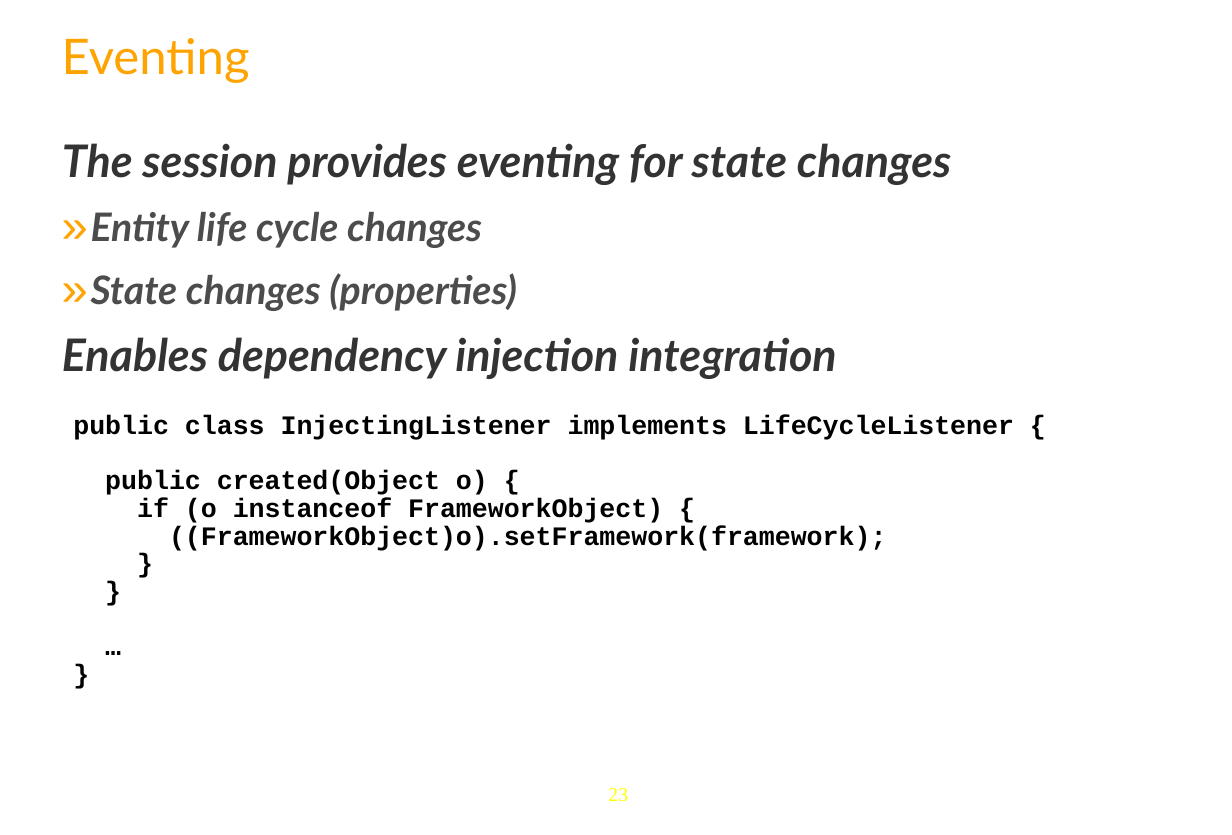
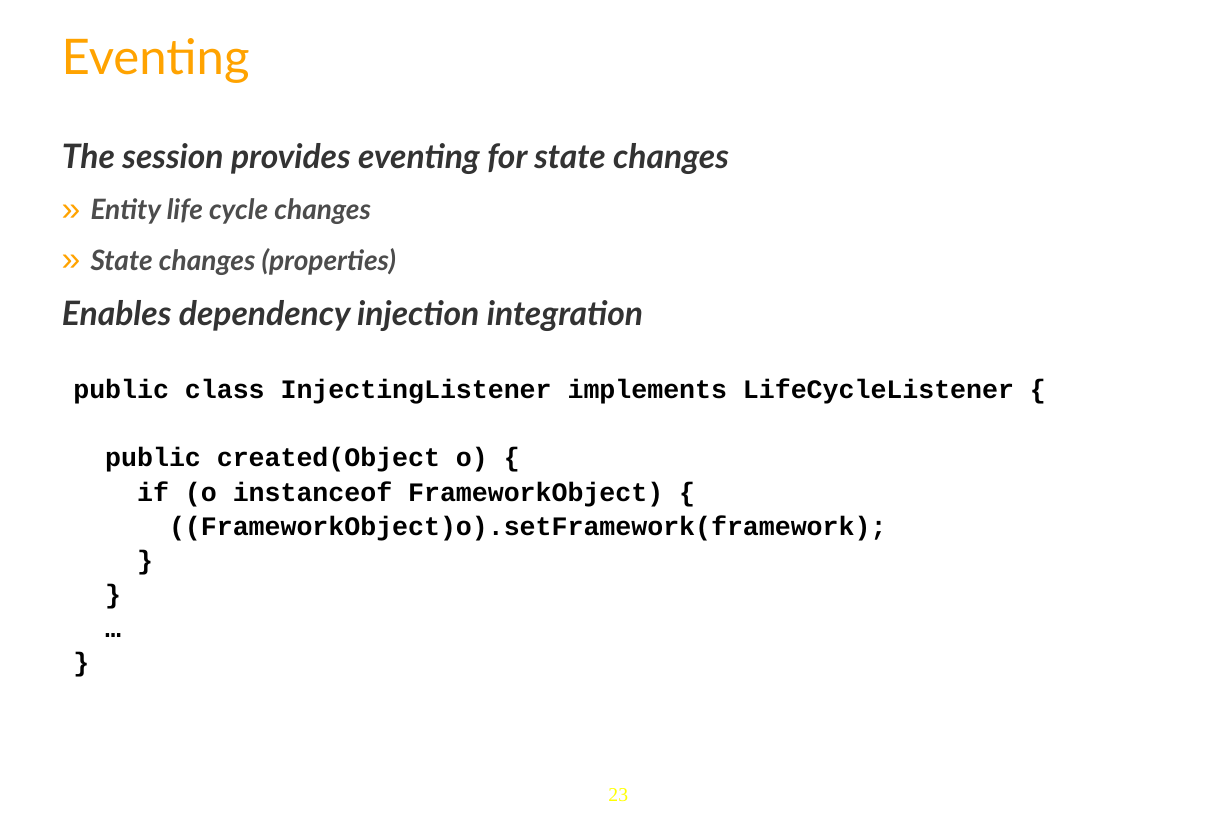
Before and after one commit to anhvurz90/training, a slide deck: slide 23 of exo-developer/440-chrommatic/slides/440-Chromattic-XDev-en.pptx. Drawn at 1232x835 pixels with LibreOffice and Linux fonts; fonts in the diff are those of the drawing; background and template pictures are left out. Boxes give left, top, right and bottom in pixels: in the first picture for what was removed or moved away, otherwise in the second. Text is boxed around its words. In the diff, an @@ line names an element or a change of style, - is before the commit and + after.

```diff
--- a/exo-developer/440-chrommatic/slides/440-Chromattic-XDev-en.pptx
+++ b/exo-developer/440-chrommatic/slides/440-Chromattic-XDev-en.pptx
@@ text "The session provides eventing for ..." at bbox=[62, 143, 729, 331]: size 32 to 24 pt in "The session provides eventing for state changes", "Enables dependency injection integration"; size 28 to 20 pt in "Entity life cycle changes", "State changes (properties)" @@
@@ text "public class InjectingListener implements LifeCycleListener ...": place and size @@
-text "public class InjectingListener implements LifeCycleListener ..." at bbox=[73, 415, 1014, 551]
+text "public class InjectingListener implements LifeCycleListener ..." at bbox=[73, 380, 1014, 541]
@@ text "public class InjectingListener implements LifeCycleListener ..." at bbox=[73, 380, 1014, 541]: line spacing 0.7 to 0.9 @@
```
Also in this commit, not shown: 4 other slides changed, 2 slides removed, 6 other files.
